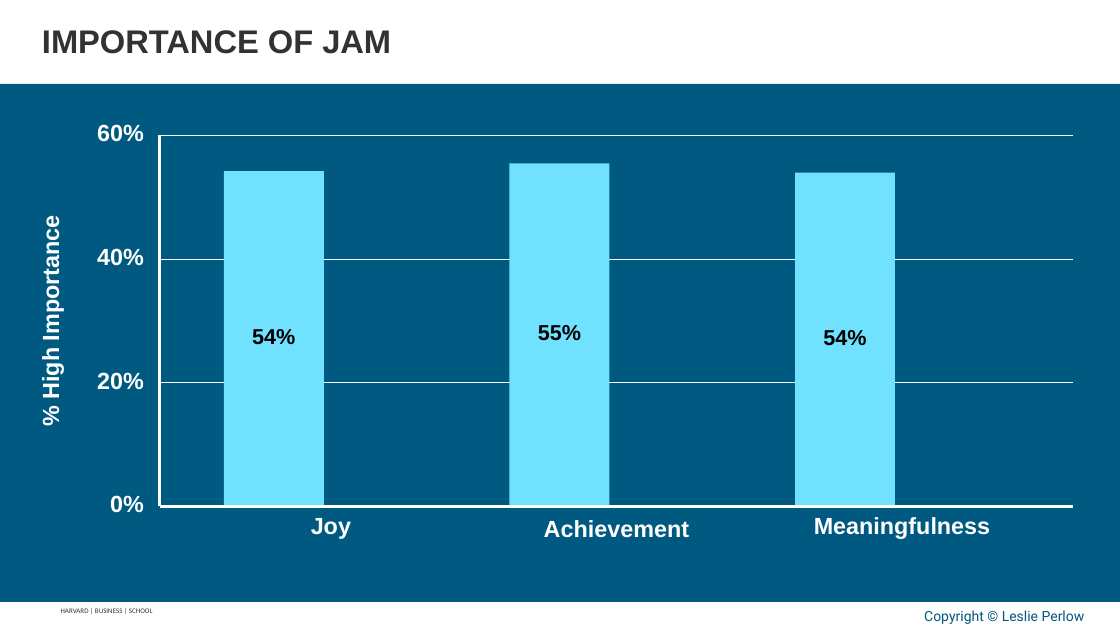
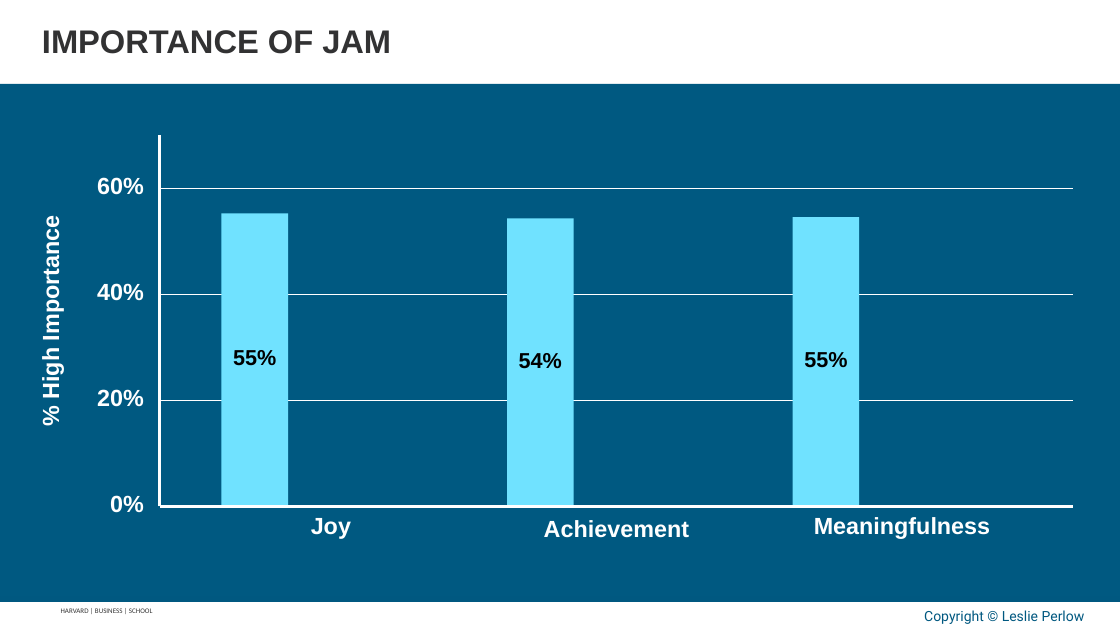
Before and after one commit to APPLITICS/lifematrix-deck-automation, a slide deck: slide 8 of outputs/generated_slides.pptx. Drawn at 1120x630 pixels with LibreOffice and Linux fonts; fonts in the diff are those of the drawing; background and template pictures are left out. Boxes give left, top, right and bottom in pixels: in the first picture for what was removed or moved away, otherwise in the second. Text is boxed around its words. In the diff, an @@ line names an element or a change of style, - is before the commit and + after.

```diff
--- a/outputs/generated_slides.pptx
+++ b/outputs/generated_slides.pptx
@@ text "60%": place and size @@
-text "60%" at [97, 124, 144, 142]
+text "60%" at [97, 177, 144, 195]
@@ freeform shape: place and size @@
-freeform shape at [160, 135, 1074, 135]
+freeform shape at [160, 188, 1074, 188]
@@ rectangle: place and size @@
-rectangle at [509, 164, 609, 507]
+rectangle at [222, 213, 288, 507]
@@ rectangle: place and size @@
-rectangle at [223, 171, 323, 507]
+rectangle at [507, 218, 574, 507]
@@ rectangle: place and size @@
-rectangle at [795, 173, 895, 507]
+rectangle at [793, 218, 860, 507]
@@ text "40%": place and size @@
-text "40%" at [97, 248, 144, 266]
+text "40%" at [97, 283, 144, 301]
@@ freeform shape: place and size @@
-freeform shape at [160, 259, 1074, 259]
+freeform shape at [160, 294, 1074, 294]
@@ text "55%": place and size @@
-text "55%" at [538, 325, 581, 341]
+text "55%" at [233, 350, 276, 366]
@@ text "54%": place and size @@
-text "54%" at [252, 329, 295, 345]
+text "54%" at [519, 353, 562, 369]
@@ text at [804, 352, 847, 368]: text changed @@
-54%
+55%
@@ text "20%": place and size @@
-text "20%" at [97, 372, 144, 390]
+text "20%" at [97, 389, 144, 407]
@@ freeform shape: place and size @@
-freeform shape at [160, 383, 1074, 383]
+freeform shape at [160, 401, 1074, 401]
```
Also in this commit, not shown: 19 other slides changed, 4 other files.
